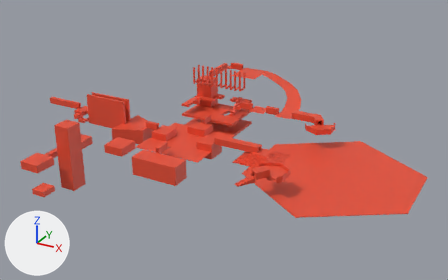
What one commit did to the glTF model solanine_vulkan/res/models/wip_dungeon1_blockout.glb.
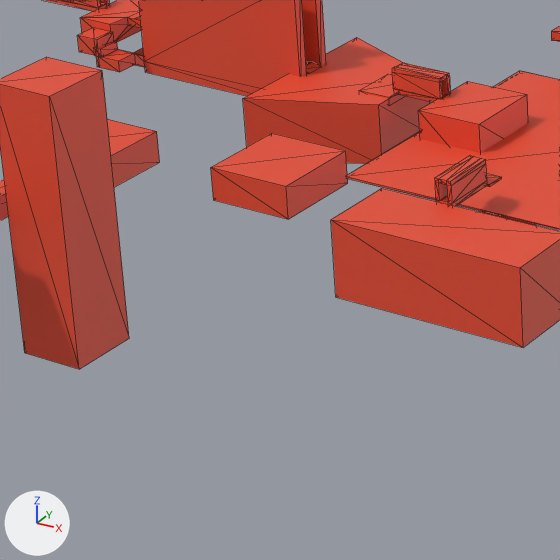
There are two pictures of each version: one whole from a 50 mm lens placed at (113.0, -176.5, 92.2), pointed at (15.4, 1.0, 3.4), one close up on the part from 12% to 41% of the width and 38% to 84% of the height. Every picture has the same lights, and +X, +Y and +Z are marked at lower left. The close-ups show mesh edges as thin lines. Vertices at the same position are counted once.
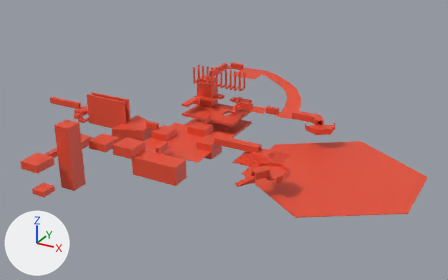
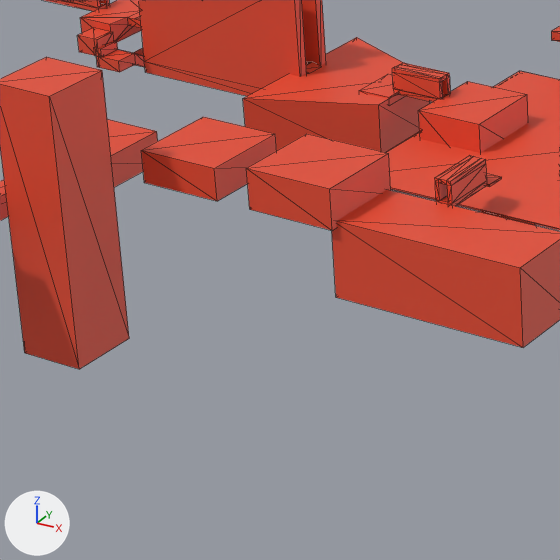
Pixel boxes (x1, y1, x2, y2) of what changed, in the close-ups (560 x 560 px; the box of a moved part takes in the faces that stretch with it):
part 1 of me_cube_017, added (red): after (246, 134, 391, 230)
part 2 of me_cube_017, moved or reshaped: before (211, 133, 348, 219); after (141, 117, 277, 201)

The change, as a list of edits to the scene's bpy script:
```text
Change me_cube_017:
    where me_cube_017.from_pydata(...)  # 1436 vertices, 2616 faces; spans x -64.5..84.2, y -54.3..51.6, z -10.6..20.0
    used by ob_cube_015; location = (0.0, 0.0, 0.0)
    verts and faces of me_cube_017; kept vertices keep their numbers, new ones are numbered from 1436
    before: 930 (-17.0, -25.5, 2.1) at pixel (213, 200), 931 (-17.0, -25.5, 4.9) at pixel (210, 167), 932 (-17.0, -17.7, 2.1), 933 (-17.0, -17.7, 4.9) at pixel (271, 133), 934 (-9.7, -25.5, 2.1) at pixel (288, 219)
    before: 935 (-9.7, -25.5, 4.9) at pixel (286, 186), 936 (-9.7, -17.7, 2.1) at pixel (347, 183), 937 (-9.7, -17.7, 4.9) at pixel (345, 150)
    me_cube_017 part 1: a new loose piece, a box spanning x -13.5..-5.5, y -25.5..-17.7, z 2.1..5.6, in mat_regular (red #e74d32)
    me_cube_017 part 2
    add for i in [*range(930, 938)]: verts[i] += (-7.0, 0.0, 0.0)
```
